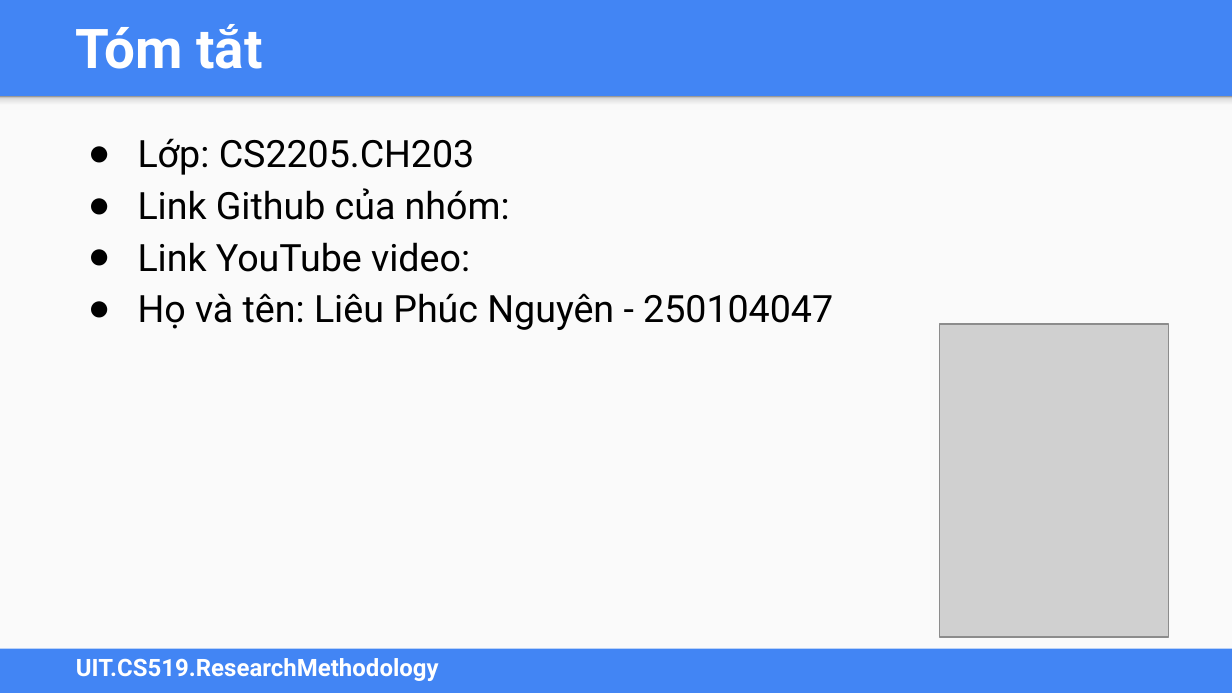
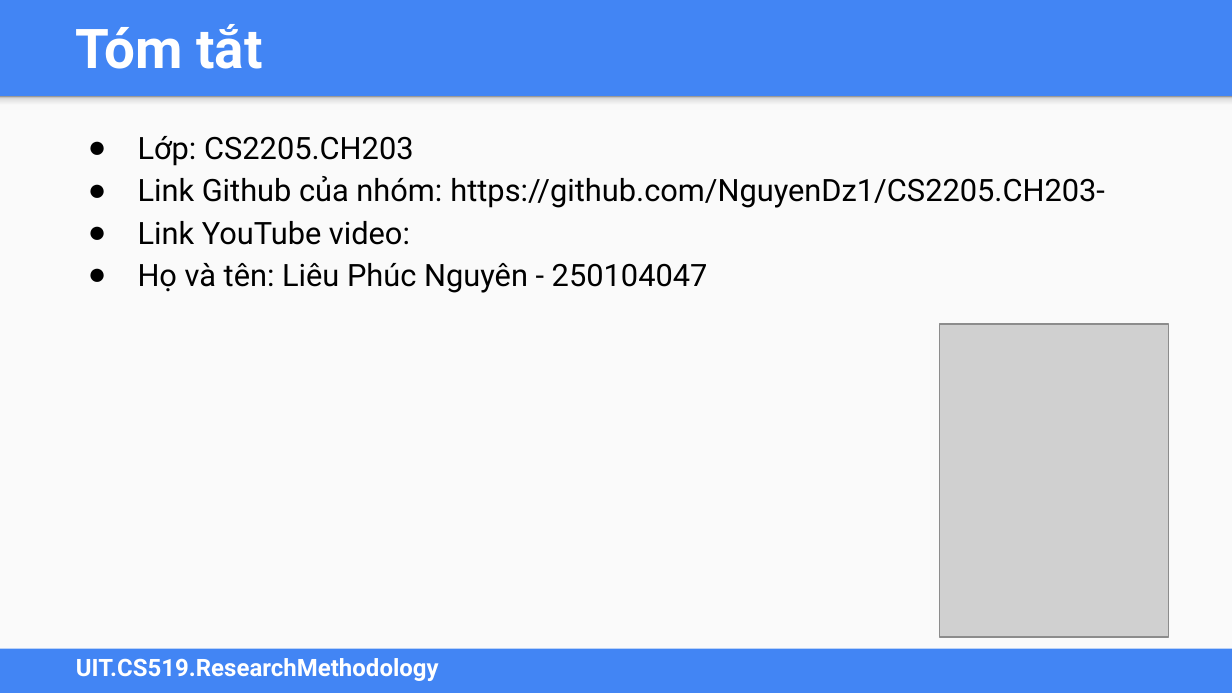
Before and after one commit to NguyenDz1/CS2205.CH203, a slide deck: slide 2 of Liêu Phúc Nguyên - CS2205.JAN2026.DeCuong.FinalReport.AIO.Slide.pptx. Drawn at 1232x693 pixels with LibreOffice and Linux fonts; fonts in the diff are those of the drawing; grey boxes stand for pictures. Boxes give left, top, right and bottom in pixels: in the first picture for what was removed or moved away, otherwise in the second. Text is boxed around its words. In the diff, an @@ line names an element or a change of style, - is before the commit and + after.

```diff
--- a/Liêu Phúc Nguyên - CS2205.JAN2026.DeCuong.FinalReport.AIO.Slide.pptx
+++ b/Liêu Phúc Nguyên - CS2205.JAN2026.DeCuong.FinalReport.AIO.Slide.pptx
@@ text at [138, 136, 708, 293]: size 22 to 18 pt in "Lớp: CS2205.CH203", "Link YouTube video:", "Họ và tên: Liêu Phúc Nguyên - ..." @@
@@ text at [138, 176, 1105, 208]: text changed; size 22 to 18 pt @@
-● Link Github của nhóm:
+● Link Github của nhóm: https://github.com/NguyenDz1/CS2205.CH203-
```
Also in this commit, not shown: 3 other files.
